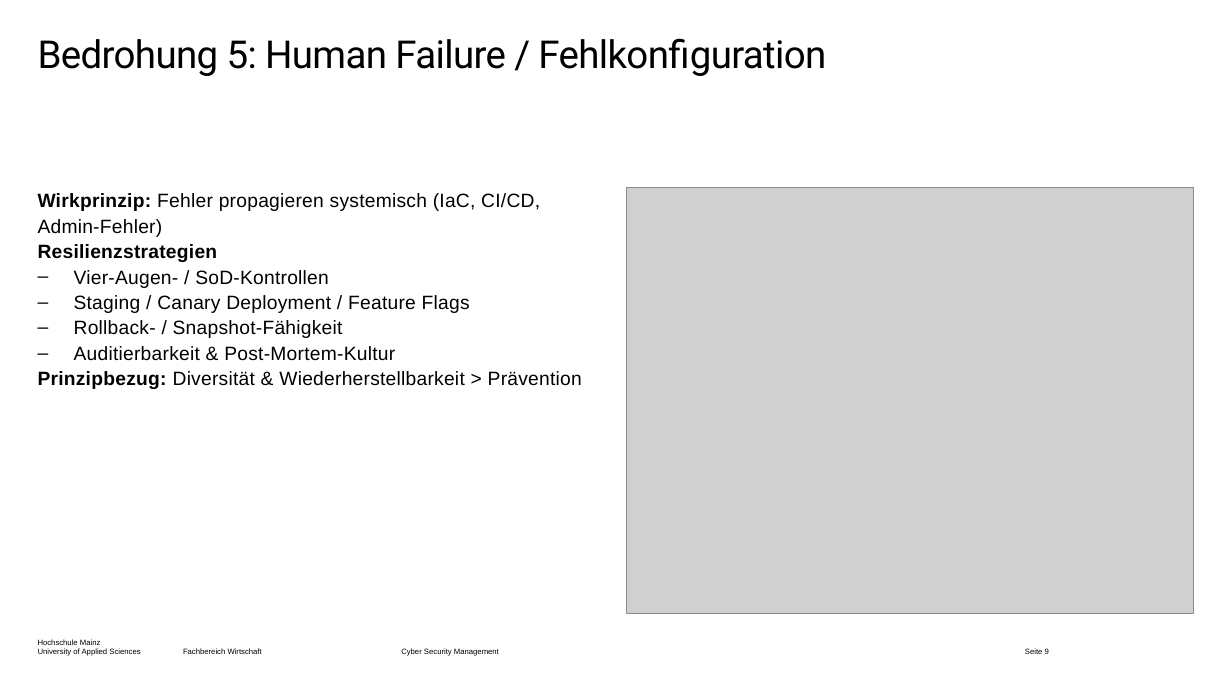
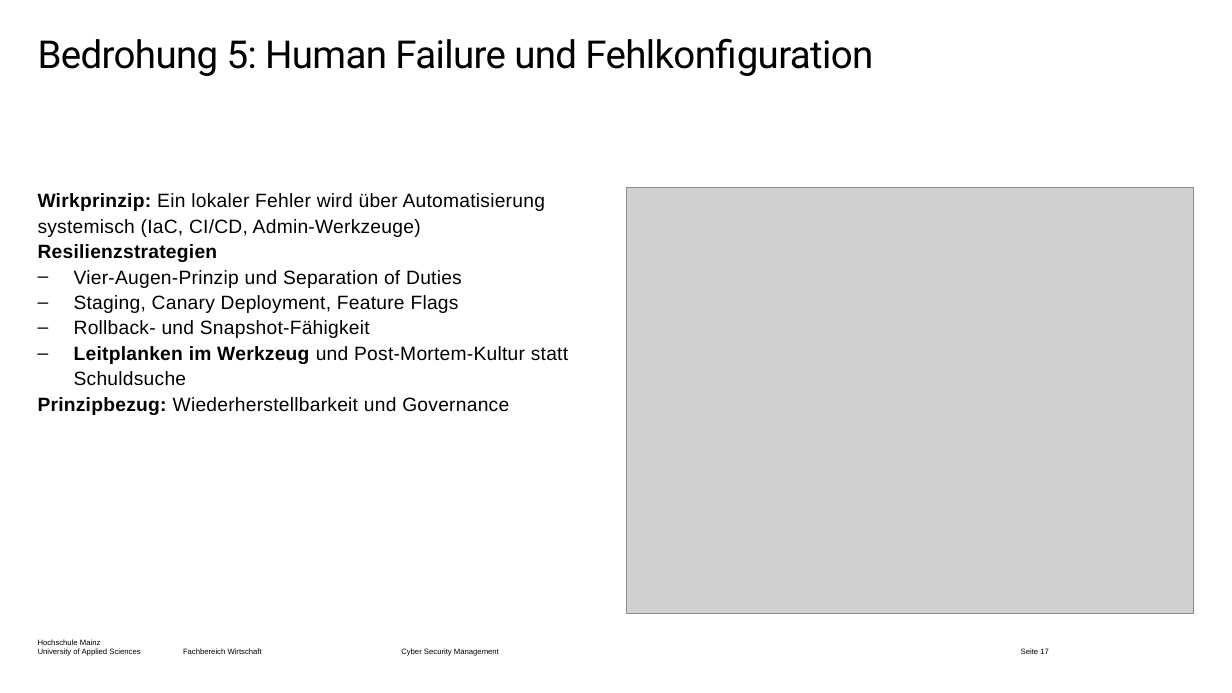
Before and after one commit to dlo-delphi/csm-cyber_resilienz-quarto, a slide deck: slide 17 of Präsentationen/Termin-04/_powerpoint/main.pptx (slide 9 before the commit). Drawn at 1232x693 pixels with LibreOffice and Linux fonts; fonts in the diff are those of the drawing; grey boxes stand for pictures; background and template pictures are left out. Boxes give left, top, right and bottom in pixels: in the first picture for what was removed or moved away, otherwise in the second. Text is boxed around its words. In the diff, an @@ line names an element or a change of style, - is before the commit and + after.

```diff
--- a/Präsentationen/Termin-04/_powerpoint/main.pptx
+++ b/Präsentationen/Termin-04/_powerpoint/main.pptx
@@ title at box(38, 38, 873, 76): text changed @@
-Bedrohung 5: Human Failure / Fehlkonfiguration
+Bedrohung 5: Human Failure und Fehlkonfiguration
@@ text at box(38, 193, 545, 237): text changed @@
-Wirkprinzip: Fehler propagieren systemisch (IaC, CI/CD, Admin-Fehler)
+Wirkprinzip: Ein lokaler Fehler wird über Automatisierung systemisch (IaC, CI/CD, Admin-Werkzeuge)
@@ text at box(38, 270, 568, 415): text changed @@
-– Vier-Augen- / SoD-Kontrollen
-– Staging / Canary Deployment / Feature Flags
-– Rollback- / Snapshot-Fähigkeit
-– Auditierbarkeit & Post-Mortem-Kultur
-Prinzipbezug: Diversität & Wiederherstellbarkeit > Prävention
+– Vier-Augen-Prinzip und Separation of Duties
+– Staging, Canary Deployment, Feature Flags
+– Rollback- und Snapshot-Fähigkeit
+– Leitplanken im Werkzeug und Post-Mortem-Kultur statt Schuldsuche
+Prinzipbezug: Wiederherstellbarkeit und Governance
@@ page number at box(1021, 648, 1049, 654): text changed @@
-Seite 9
+Seite 17
```
Also in this commit, not shown: 11 other slides changed, 14 slides added, 2 slides removed, 59 other files.
